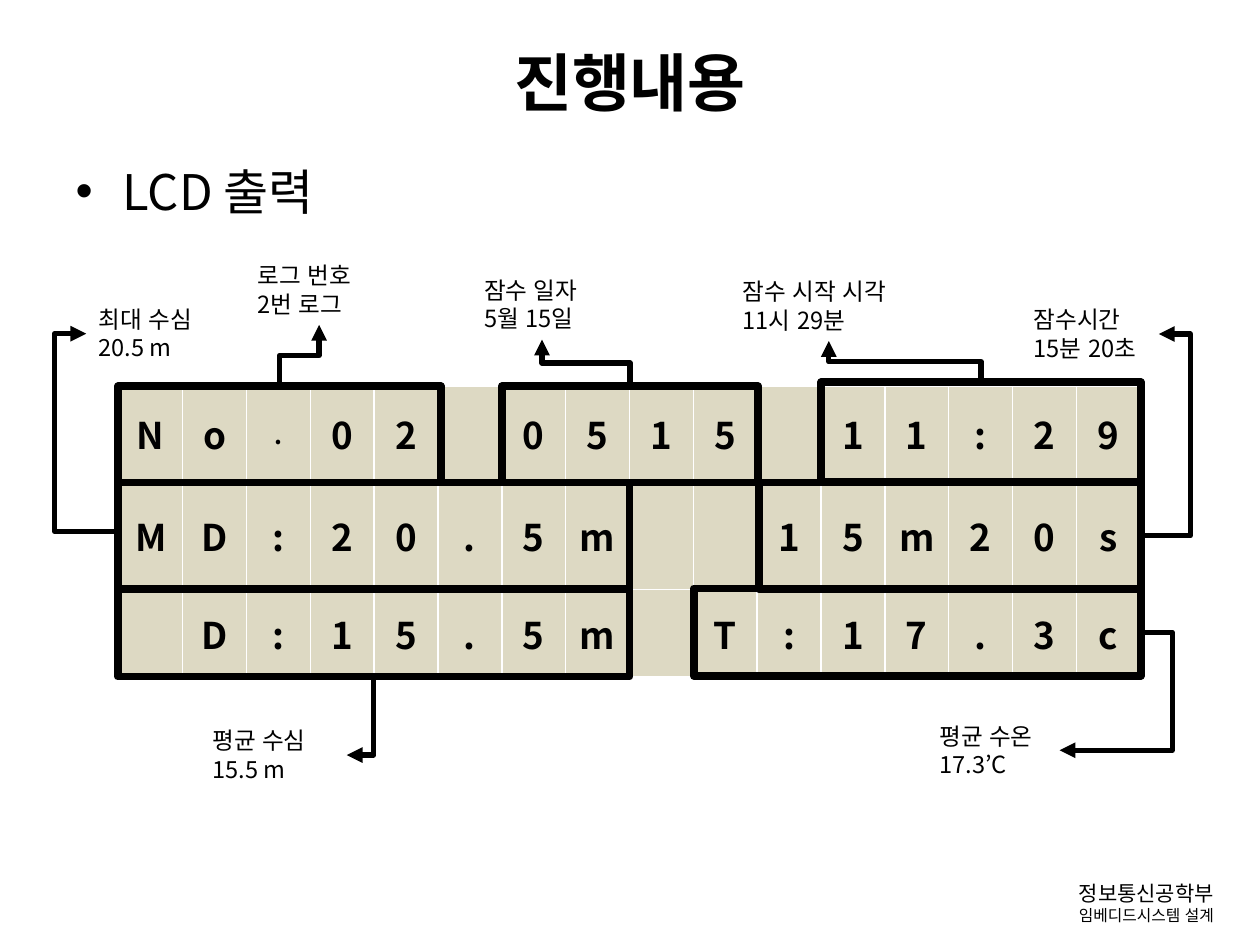
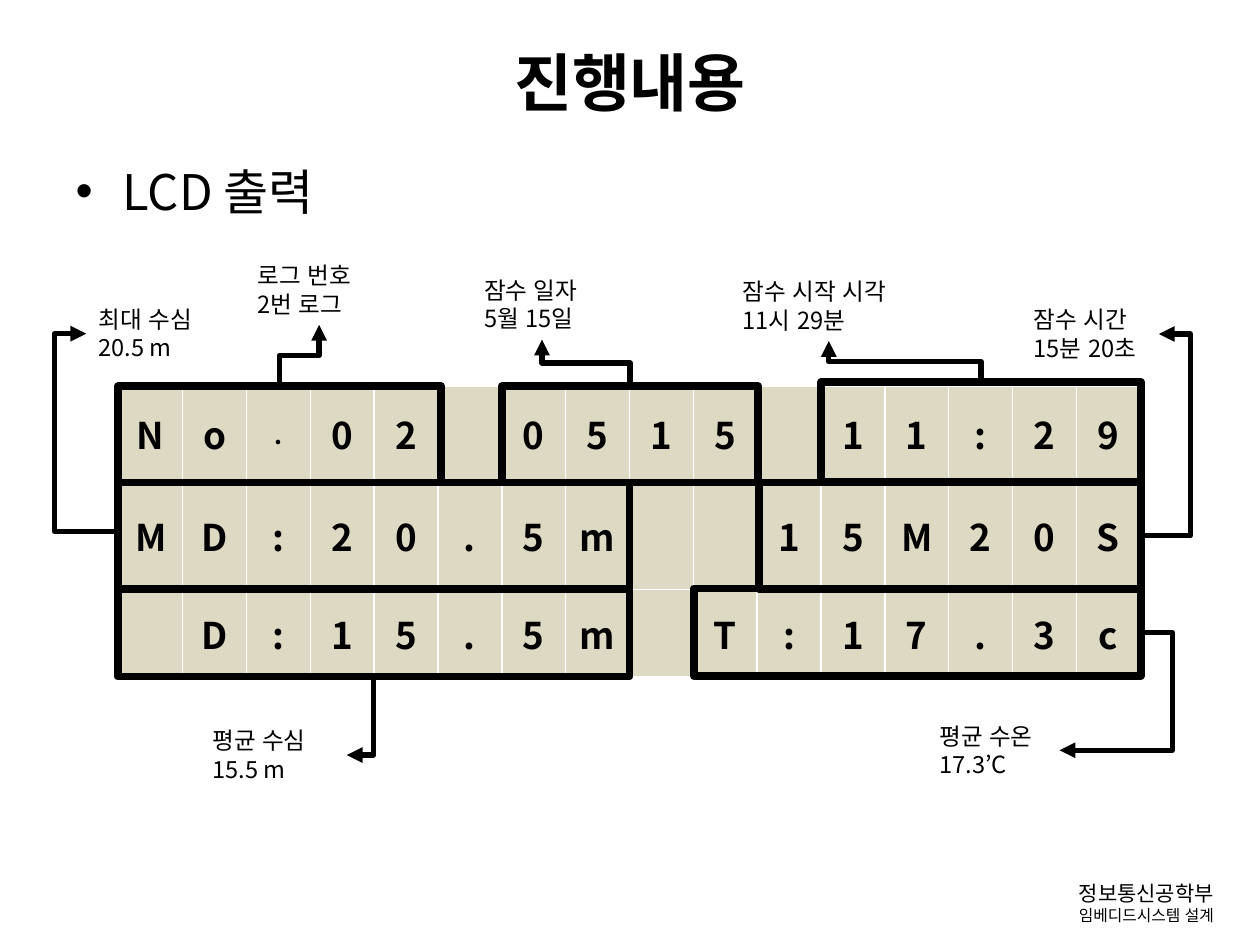
Before and after one commit to gusghrlrl101/Diving-Computer, a slide deck: slide 4 of 발표관련/임베디드_중간보고.pptx (slide 5 before the commit). Drawn at 1260x945 pixels with LibreOffice and Linux fonts; fonts in the diff are those of the drawing; background and template pictures are left out. Boxes give left, top, right and bottom in pixels: in the first picture for what was removed or moved away, otherwise in the second. Text is boxed around its words. In the diff, an @@ line names an element or a change of style, - is before the commit and + after.

```diff
--- a/발표관련/임베디드_중간보고.pptx
+++ b/발표관련/임베디드_중간보고.pptx
@@ text at box(1034, 308, 1127, 330): spaces changed @@
-잠수시간
+잠수 시간
@@ table at box(118, 387, 1147, 677) @@
-row 2, column 13: m
+row 2, column 13: M
-row 2, column 16: s
+row 2, column 16: S
```
Also in this commit, not shown: 9 other slides changed, 5 slides added, 1 other file.
